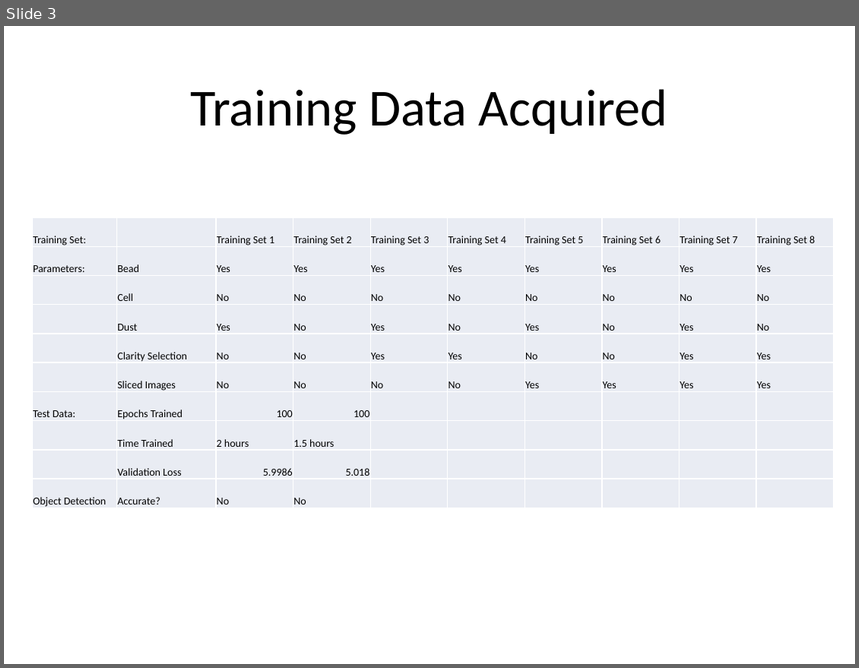
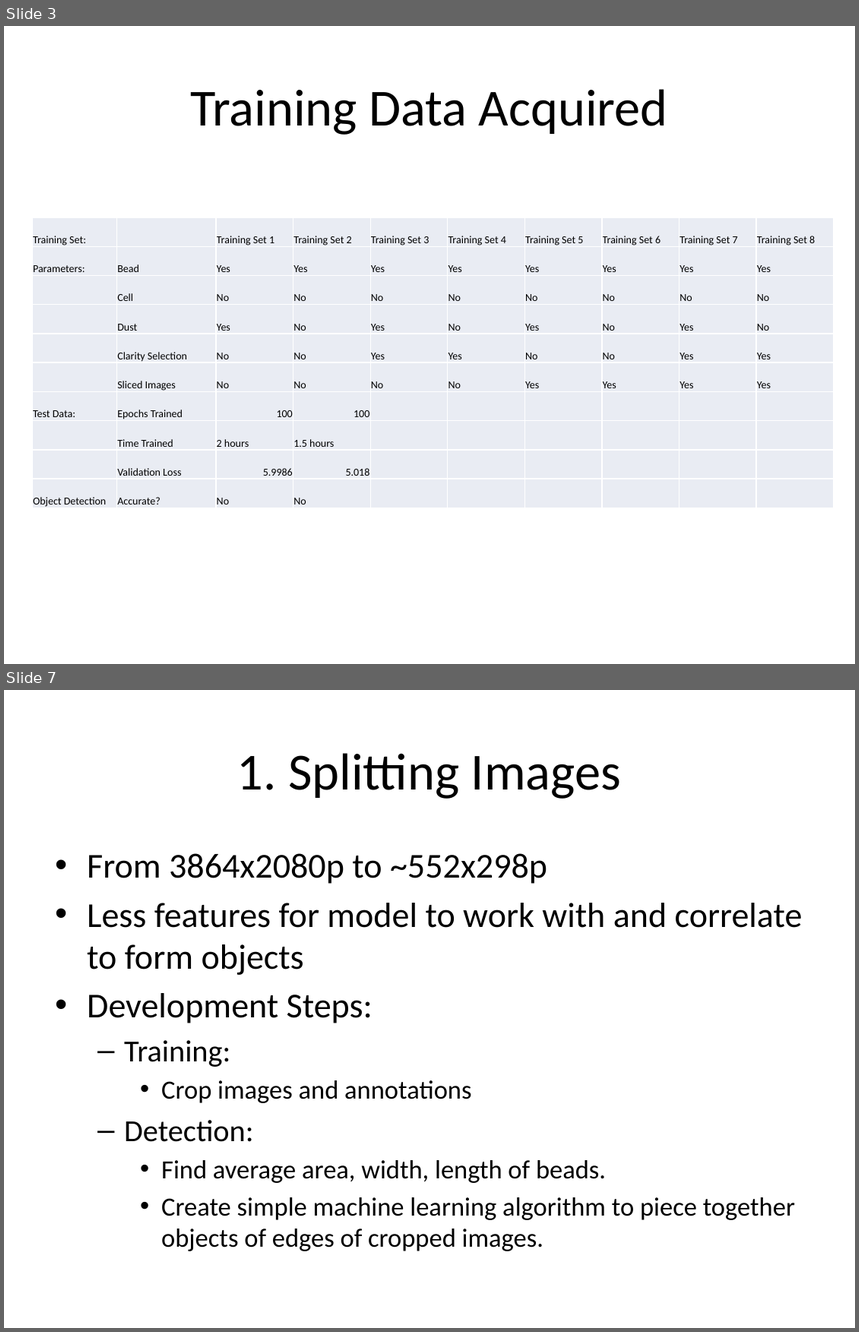
Before and after one commit to jonthanxiong/Lenseless-Plate-Reader, a slide deck: LED Images Data/Data on Training Set 1 and 2.pptx. Shown one above the other, each under a label of ours: slide 3 before the commit, slides 3 and 7 after it; the slides between them are not shown. The pictures are 859x668 and 859x1332 pixels, drawn with LibreOffice and Linux fonts; fonts in the diff are those of the drawing. Boxes give left, top, right and bottom in pixels: in the first picture for what was removed or moved away, otherwise in the second. Text is boxed around its words. In the diff, an @@ line names an element or a change of style, - is before the commit and + after.

```diff
--- a/LED Images Data/Data on Training Set 1 and 2.pptx
+++ b/LED Images Data/Data on Training Set 1 and 2.pptx
@@ slide 7 added at [4,690,855,1328], background #FFFFFF @@
@@ title added at [237,753,621,799], 44 pt, text #000000 @@
+1. Splitting Images
@@ text added at [87,853,803,1252], 22.2 pt, text #000000 @@
+• From 3864x2080p to ~552x298p
+• Less features for model to work with and correlate to form objects
+• Development Steps:
+  – Training:
+    • Crop images and annotations
+  – Detection:
+    • Find average area, width, length of beads.
+    • Create simple machine learning algorithm to piece together objects of edges of cropped images.
```
Also in this commit, not shown: 4 other slides added, 1 slide removed, 1 other file.
